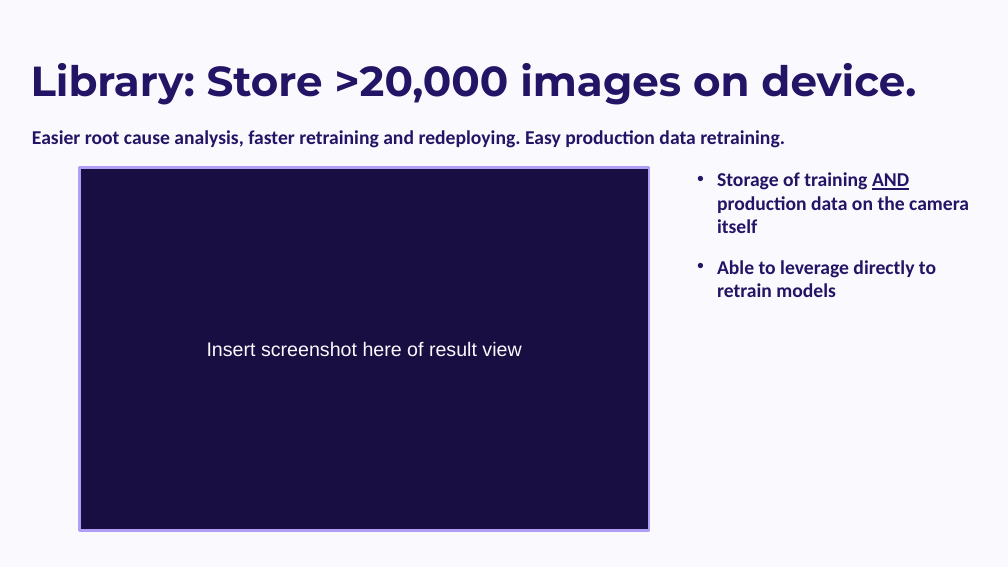
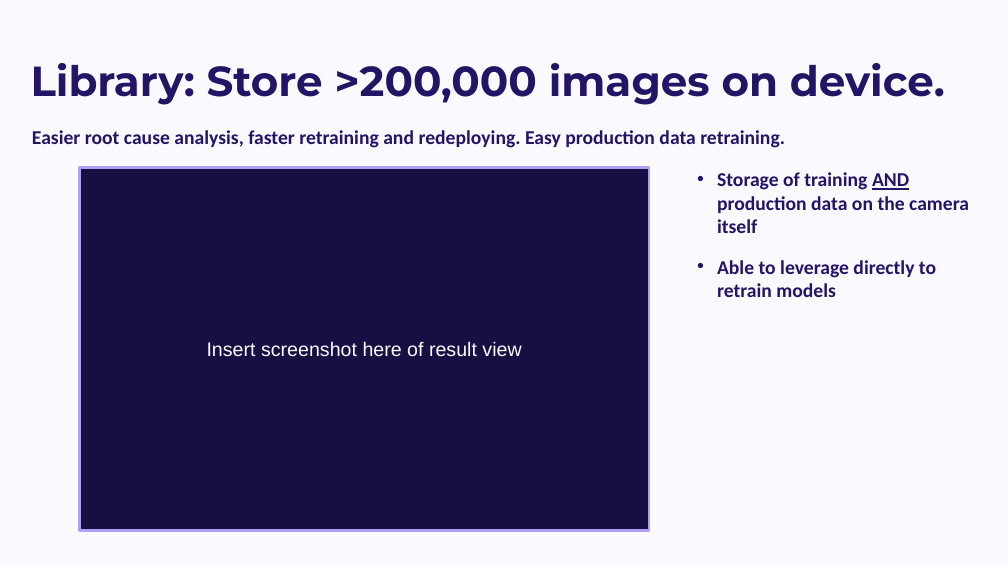
Before and after one commit to skrishnan99/ov_screenshot_generator, a slide deck: slide 1 of skills/overview-deck/assets/reference/library.pptx. Drawn at 1008x567 pixels with LibreOffice and Linux fonts; fonts in the diff are those of the drawing. Boxes give left, top, right and bottom in pixels: in the first picture for what was removed or moved away, otherwise in the second. Text is boxed around its words. In the diff, an @@ line names an element or a change of style, - is before the commit and + after.

```diff
--- a/skills/overview-deck/assets/reference/library.pptx
+++ b/skills/overview-deck/assets/reference/library.pptx
@@ text at bbox=[31, 63, 945, 105]: text changed @@
-Library: Store >20,000 images on device.
+Library: Store >200,000 images on device.
```
Also in this commit, not shown: 4 other files.
